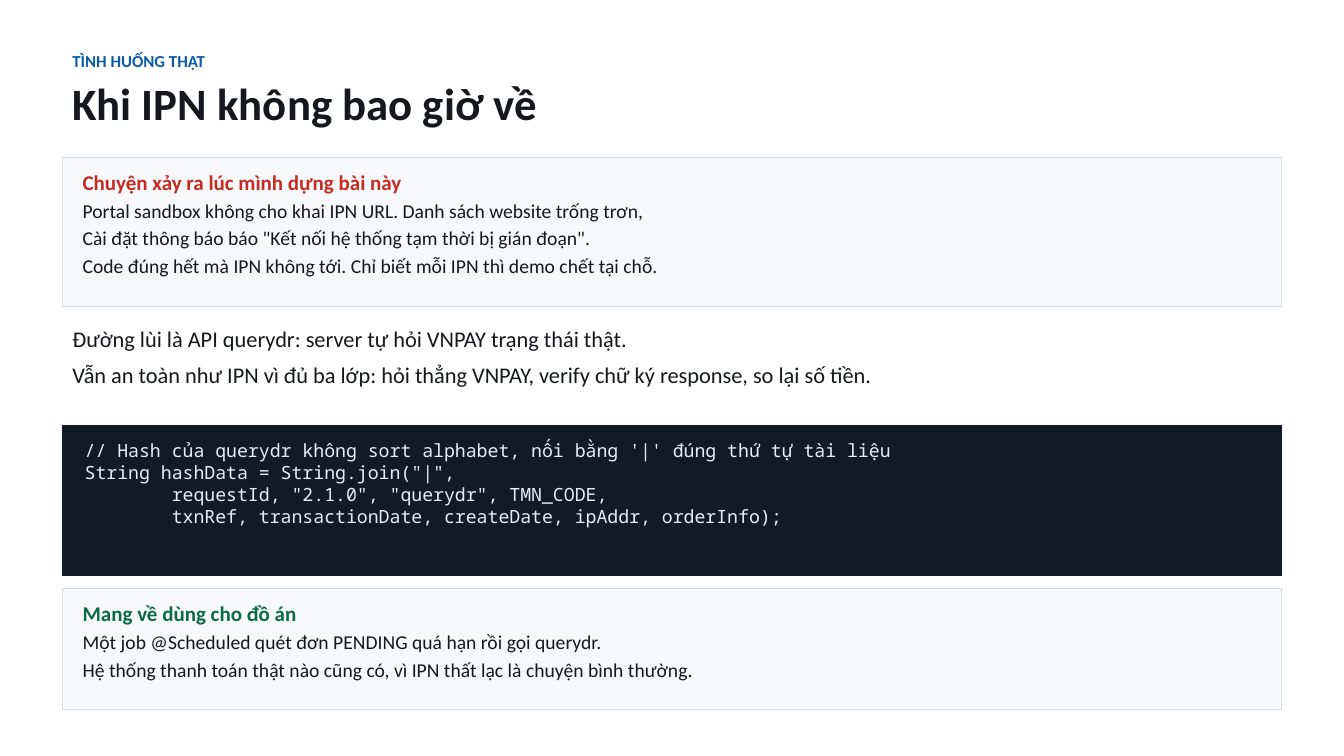
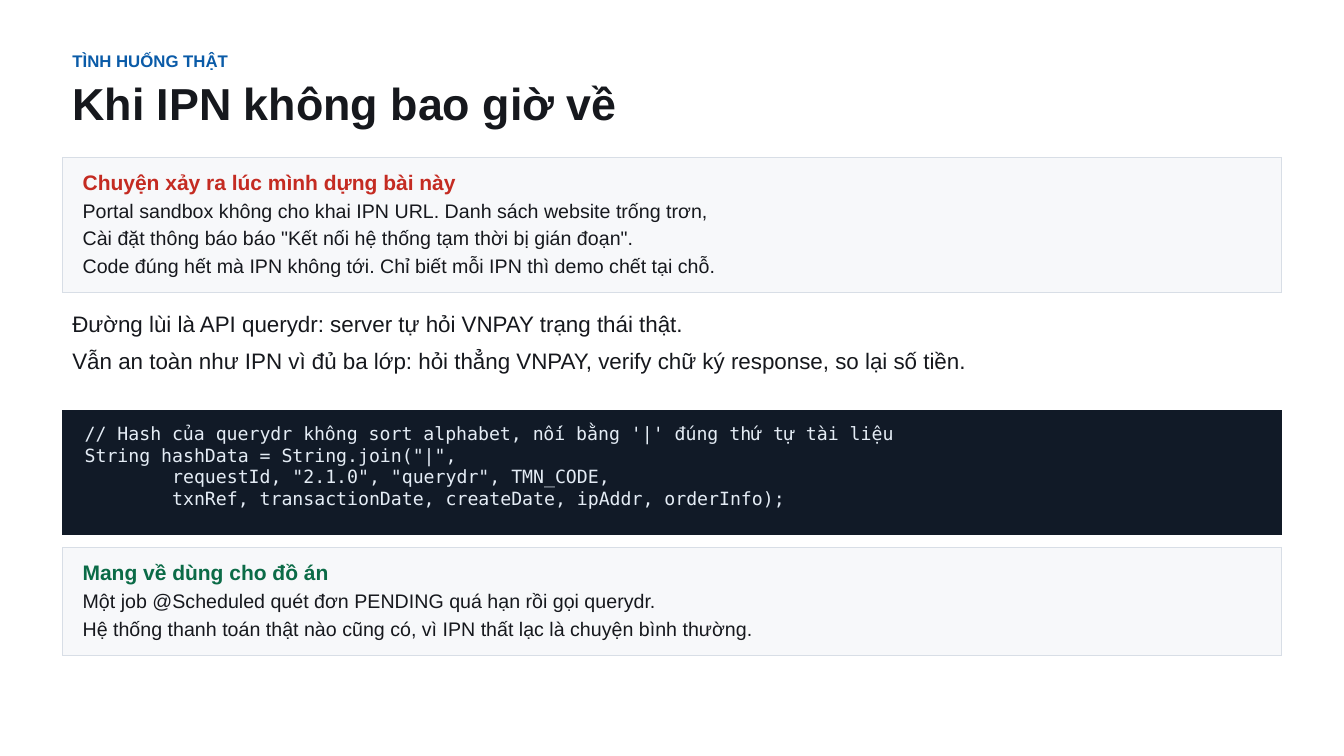
Before and after one commit to conchocon154/vnpay-seminar, a slide deck: slide 14 of VNPAY-seminar.pptx. Drawn at 1344x756 pixels with LibreOffice and Linux fonts; fonts in the diff are those of the drawing. Boxes give left, top, right and bottom in pixels: in the first picture for what was removed or moved away, otherwise in the second. Text is boxed around its words. In the diff, an @@ line names an element or a change of style, - is before the commit and + after.

```diff
--- a/VNPAY-seminar.pptx
+++ b/VNPAY-seminar.pptx
@@ rectangle "Chuyện xảy ra lúc mình ...": place and size @@
-rectangle "Chuyện xảy ra lúc mình ..." at bbox=[63, 157, 1281, 308]
+rectangle "Chuyện xảy ra lúc mình ..." at bbox=[63, 157, 1281, 292]
@@ text "Đường lùi là API querydr: ...": place and size @@
-text "Đường lùi là API querydr: ..." at bbox=[72, 331, 871, 387]
+text "Đường lùi là API querydr: ..." at bbox=[72, 315, 965, 374]
@@ rectangle "// Hash của querydr không ...": place and size @@
-rectangle "// Hash của querydr không ..." at bbox=[63, 425, 1281, 576]
+rectangle "// Hash của querydr không ..." at bbox=[63, 411, 1281, 535]
@@ rectangle "// Hash của querydr không ..." at bbox=[63, 411, 1281, 535]: font Noto Sans Mono to DejaVu Sans Mono @@
@@ font Calibri to Arial in 4 elements at bbox=[72, 53, 617, 129], bbox=[63, 157, 1281, 292], bbox=[72, 315, 965, 374], bbox=[63, 547, 1281, 655] @@
@@ rectangle "Mang về dùng cho đồ ...": place and size @@
-rectangle "Mang về dùng cho đồ ..." at bbox=[63, 589, 1281, 710]
+rectangle "Mang về dùng cho đồ ..." at bbox=[63, 547, 1281, 655]
```
Also in this commit, not shown: 18 other slides changed, 1 other file.
